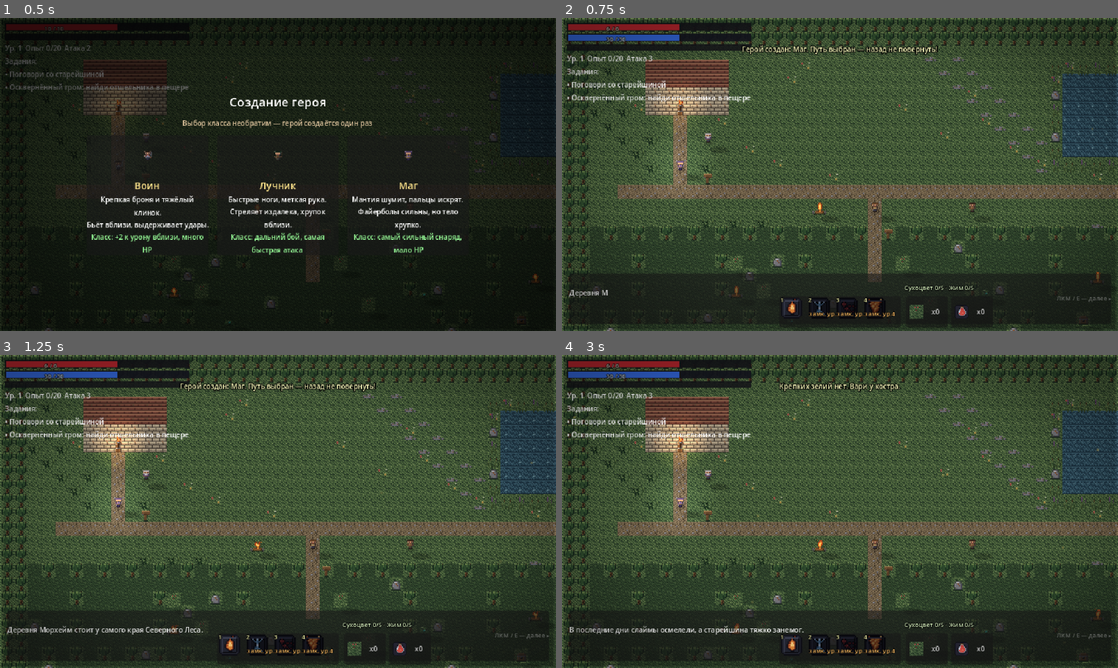
Above: before the commit, frames 1-4 (two rows, left to right).
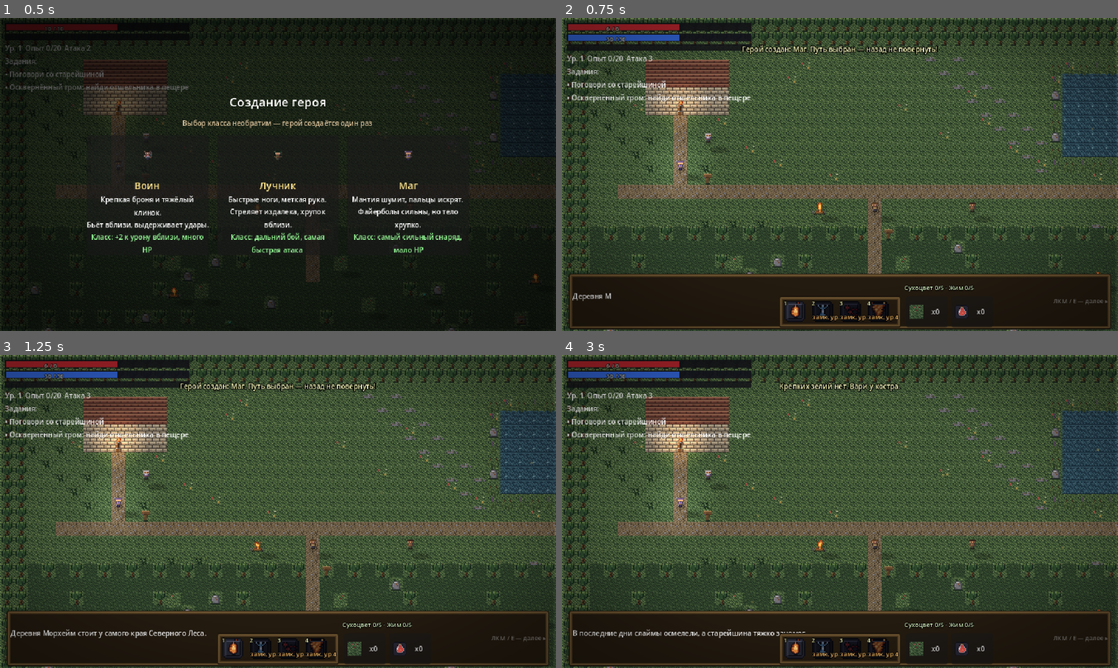
Above: after the commit, the same moments.

Repository: kgazha/shadows-of-the-northwood
Game: Godot game, scene res://scenes/main.tscn
The game is run twice, just before and just after one commit, with the same random seed, the same clock (stepped at 60 frames per second) and the same inputs.
Inputs (mouse positions are in pixels of both pictures, inside the frame that each line leads up to):
- Up to frame 1 (0.5 s): no input
- Up to frame 2 (0.75 s): tap Enter (ui_accept) at 0.5 s; move the mouse to (962, 158) at 0.52 s; press the mouse at (962, 158) at 0.53 s; hold D (move_right) from 0.53 s (still down)
- Up to frame 3 (1.25 s): keep holding D (move_right); tap Enter (ui_accept) at 0.77 s
- Up to frame 4 (3 s): release D (move_right) at 1.25 s; release the mouse at (962, 495) at 1.25 s; click "x0" at 1.25 s; click "x0" at 2 s; move the mouse to (728, 527) at 2.77 s; hold S (move_down) from 2.78 s (still down); tap E (interact) at 2.85 s; click (728, 527) at 2.92 s

Frame 1 is identical in both runs. In frame 2, 3.8% of the frame differs, in the area x 1-99%, y 81-100%; in frame 3, 4.3%; in frame 4, 4.4%.

Commit message:
ui: kenney 9-slice panel frames (dialog/skills/camp/rest-bar) + pixel crosshair & arrow cursors, rest-bar z-order fix, LICENSES.md finalized

Diff:
--- a/pixel-rpg/scripts/hud.gd
+++ b/pixel-rpg/scripts/hud.gd
@@ -58,6 +58,8 @@
 var camp_btns := {}             # rid -> Button
 var rest_bg: ColorRect          # полоса канала отдыха
 var rest_fill: ColorRect
+var rest_frame: NinePatchRect   # деревянная рамка полосы отдыха (null, если нет ассета)
+var ui_frame_tex: Texture2D     # 9-slice рамка окон 32x32 (assets/ui/panel_frame.png)
 
 func setup(p_world: Node2D) -> void:
 	world = p_world
@@ -67,6 +69,12 @@
 		portraits2_tex = load("res://assets/portraits2.png")
 	else:
 		push_warning("Нет ассета: assets/portraits2.png — отшельник без портрета")
+	# единая тёмная деревянная рамка окон (Kenney UI Pack Pixel Adventure, 9-slice, край 4 px);
+	# без ассета панели остаются на стиле темы — деградация штатная
+	if ResourceLoader.exists("res://assets/ui/panel_frame.png"):
+		ui_frame_tex = load("res://assets/ui/panel_frame.png")
+	else:
+		push_warning("Нет ассета: assets/ui/panel_frame.png — панели без рамки")
 	var th := Theme.new()
 	th.default_font_size = 8
 	hp_bg = ColorRect.new()
@@ -168,6 +176,8 @@
 	dhint.mouse_filter = Control.MOUSE_FILTER_IGNORE
 	panel.add_child(dhint)
 	panel.theme = th
+	if ui_frame_tex != null:
+		panel.add_theme_stylebox_override("panel", _ui_frame_style(4.0))
 	add_child(panel)
 	panel.visible = false
 
@@ -439,6 +449,8 @@
 		hb.add_child(sc)
 		skill_slots.append({"root": sc, "icon": icon, "cd": cdc, "cdn": cdnum, "lvl": lvl, "hot": hot})
 	skill_panel.theme = th
+	if ui_frame_tex != null:
+		skill_panel.add_theme_stylebox_override("panel", _ui_frame_style(4.0))
 	add_child(skill_panel)
 	# зелье из трав — справа от панели скиллов
 	potion_btn = Button.new()
@@ -504,30 +516,43 @@
 	brewed_btn.theme = th
 	brewed_btn.visible = false
 	add_child(brewed_btn)
-	# полоса канала отдыха — над панелью скиллов
+	# полоса канала отдыха — над панелью скиллов; 12 px, в деревянной рамке (как окна)
+	rest_frame = NinePatchRect.new()
+	rest_frame.set_anchors_preset(Control.PRESET_CENTER_BOTTOM)
+	rest_frame.offset_left = -64
+	rest_frame.offset_right = 64
+	rest_frame.offset_top = -66
+	rest_frame.offset_bottom = -54
+	rest_frame.mouse_filter = Control.MOUSE_FILTER_IGNORE
+	if ui_frame_tex != null:
+		rest_frame.texture = ui_frame_tex
+		rest_frame.draw_center = true
+		rest_frame.patch_margin_left = 4.0
+		rest_frame.patch_margin_top = 4.0
+		rest_frame.patch_margin_right = 4.0
+		rest_frame.patch_margin_bottom = 4.0
 	rest_bg = ColorRect.new()
 	rest_bg.color = Color(0.08, 0.07, 0.09, 0.9)
-	rest_bg.set_anchors_preset(Control.PRESET_CENTER_BOTTOM)
-	rest_bg.offset_left = -60
-	rest_bg.offset_right = 60
-	rest_bg.offset_top = -62
-	rest_bg.offset_bottom = -55
+	rest_bg.position = Vector2(4, 4)
+	rest_bg.size = Vector2(120, 4)
 	rest_bg.mouse_filter = Control.MOUSE_FILTER_IGNORE
 	rest_fill = ColorRect.new()
 	rest_fill.color = Color(0.95, 0.62, 0.25)
-	rest_fill.position = Vector2(1, 1)
+	rest_fill.position = Vector2(0, 0)
+	rest_fill.size = Vector2(0, 4)
 	rest_bg.add_child(rest_fill)
+	rest_frame.add_child(rest_bg)
 	var rtxt := Label.new()
 	rtxt.text = "Отдых…"
-	rtxt.position = Vector2(2, -1)
+	rtxt.position = Vector2(49, 1)
 	rtxt.add_theme_font_size_override("font_size", 7)
 	rtxt.add_theme_color_override("font_color", Color(1, 0.95, 0.85))
 	rtxt.add_theme_color_override("font_outline_color", Color(0, 0, 0, 0.95))
 	rtxt.add_theme_constant_override("outline_size", 3)
 	rtxt.mouse_filter = Control.MOUSE_FILTER_IGNORE
-	rest_bg.add_child(rtxt)
-	rest_bg.visible = false
-	add_child(rest_bg)
+	rest_frame.add_child(rtxt)
+	rest_frame.visible = false
+	add_child(rest_frame)
 	# панель варки — только у горящего костра
 	camp_panel = PanelContainer.new()
 	camp_panel.set_anchors_preset(Control.PRESET_CENTER_BOTTOM)
@@ -561,8 +586,13 @@
 		vb.add_child(none)
 	camp_panel.add_child(vb)
 	camp_panel.theme = th
+	if ui_frame_tex != null:
+		camp_panel.add_theme_stylebox_override("panel", _ui_frame_style(3.0))
 	camp_panel.visible = false
 	add_child(camp_panel)
+	# полоса отдыха поверх панели варки: PanelContainer упирается контентом в полосу
+	# (в базе она рисовалась под панелью и во время отдыха была не видна)
+	move_child(rest_frame, camp_panel.get_index() + 1)
 
 func _on_brewed_pressed() -> void:
 	GameAudio.sfx("ui_click")
@@ -599,10 +629,10 @@
 			for cf in cfs:
 				if is_instance_valid(cf) and cf.get("resting") == true:
 					cf_rest = cf
-	rest_bg.visible = cf_rest != null
+	rest_frame.visible = cf_rest != null
 	if cf_rest != null:
 		var frac := clampf(float(cf_rest.get("rest_t")) / Campfire.REST_TIME, 0.0, 1.0)
-		rest_fill.size = Vector2(118.0 * frac, 5)
+		rest_fill.size = Vector2(120.0 * frac, 4)
 
 ## Перестроить иконки под текущий класс (после создания героя, загрузки сейва).
 func refresh_skills() -> void:
@@ -770,3 +800,23 @@
 	if class_chosen_cb.is_valid():
 		class_chosen_cb.call()
 	class_chosen_cb = Callable()
+
+# --- стилистика рамки (Kenney UI Pack, 9-slice) ---
+
+## Тёмная деревянная рамка для PanelContainer: край 4 px, свой отступ контента,
+## чтобы текст не касался дерева. Возвращает null, если ассета нет (тогда тема).
+func _ui_frame_style(content: float) -> StyleBoxTexture:
+	if ui_frame_tex == null:
+		return null
+	var sb := StyleBoxTexture.new()
+	sb.texture = ui_frame_tex
+	sb.region_rect = Rect2(0, 0, 32, 32)
+	sb.texture_margin_left = 4
+	sb.texture_margin_top = 4
+	sb.texture_margin_right = 4
+	sb.texture_margin_bottom = 4
+	sb.content_margin_left = content
+	sb.content_margin_top = content
+	sb.content_margin_right = content
+	sb.content_margin_bottom = content
+	return sb
--- a/pixel-rpg/scripts/world.gd
+++ b/pixel-rpg/scripts/world.gd
@@ -58,8 +58,9 @@
 var cam: Camera2D
 var fade_rect: ColorRect
 var village_return_pos := Vector2.INF  # куда возвращаться из пещеры (то место, где вошли)
-var cur_move: Texture2D    # курсор «идти» (cursor_move.png)
+var cur_move: Texture2D    # курсор «идти» (world: прицел assets/ui/cursor_crosshair.png, фолбэк cursor_move.png)
 var cur_enemy: Texture2D   # курсор «атака» (cursor_enemy.png)
+var cur_arrow: Texture2D   # стрелка для диалогов/модалок (assets/ui/cursor_arrow.png)
 var atmosphere             # scripts/atmosphere.gd: свет/тени/частицы/цветокор (весь визуал спринта «Атмосфера»)
 var campfires: Array = []  # scripts/campfire.gd (hud читает для панели варки/полосы отдыха)
 
@@ -129,10 +130,15 @@
 		start_dialogue("intro")
 
 func _load_cursors() -> void:
-	if ResourceLoader.exists("res://assets/cursor_move.png"):
+	# мир: пиксельный прицел из Kenney Cursor Pixel Pack; при отсутствии — штатный cursor_move.png
+	if ResourceLoader.exists("res://assets/ui/cursor_crosshair.png"):
+		cur_move = load("res://assets/ui/cursor_crosshair.png")
+	elif ResourceLoader.exists("res://assets/cursor_move.png"):
 		cur_move = load("res://assets/cursor_move.png")
 	if ResourceLoader.exists("res://assets/cursor_enemy.png"):
 		cur_enemy = load("res://assets/cursor_enemy.png")
+	if ResourceLoader.exists("res://assets/ui/cursor_arrow.png"):
+		cur_arrow = load("res://assets/ui/cursor_arrow.png")
 
 func tile_to_world(t: Vector2i) -> Vector2:
 	return Vector2((t.x + 0.5) * TILE, (t.y + 0.5) * TILE + 2.0)
@@ -428,8 +434,15 @@
 	return null
 
 func _update_cursor() -> void:
-	if GameState.input_locked or cur_move == null:
-		Input.set_custom_mouse_cursor(null)  # во время диалога/модалки — обычный
+	if GameState.input_locked:
+		# диалог/модалка: стрелка из того же пака (меню кликают стрелкой, не прицелом)
+		if cur_arrow != null:
+			Input.set_custom_mouse_cursor(cur_arrow, Input.CURSOR_ARROW, Vector2(0, 0))
+		else:
+			Input.set_custom_mouse_cursor(null)
+		return
+	if cur_move == null:
+		Input.set_custom_mouse_cursor(null)
 		return
 	var e := _enemy_at(get_global_mouse_position())
 	if e != null and cur_enemy != null:
Not shown, added: pixel-rpg/assets/ui/LICENSE_KENNEY.txt
Binary file added: pixel-rpg/assets/ui/cursor_arrow.png
Not shown, added: pixel-rpg/assets/ui/cursor_arrow.png.import
Binary file added: pixel-rpg/assets/ui/cursor_crosshair.png
Not shown, added: pixel-rpg/assets/ui/cursor_crosshair.png.import
Binary file added: pixel-rpg/assets/ui/panel_frame.png
Not shown, added: pixel-rpg/assets/ui/panel_frame.png.import
Not shown, added: pixel-rpg/LICENSES.md
